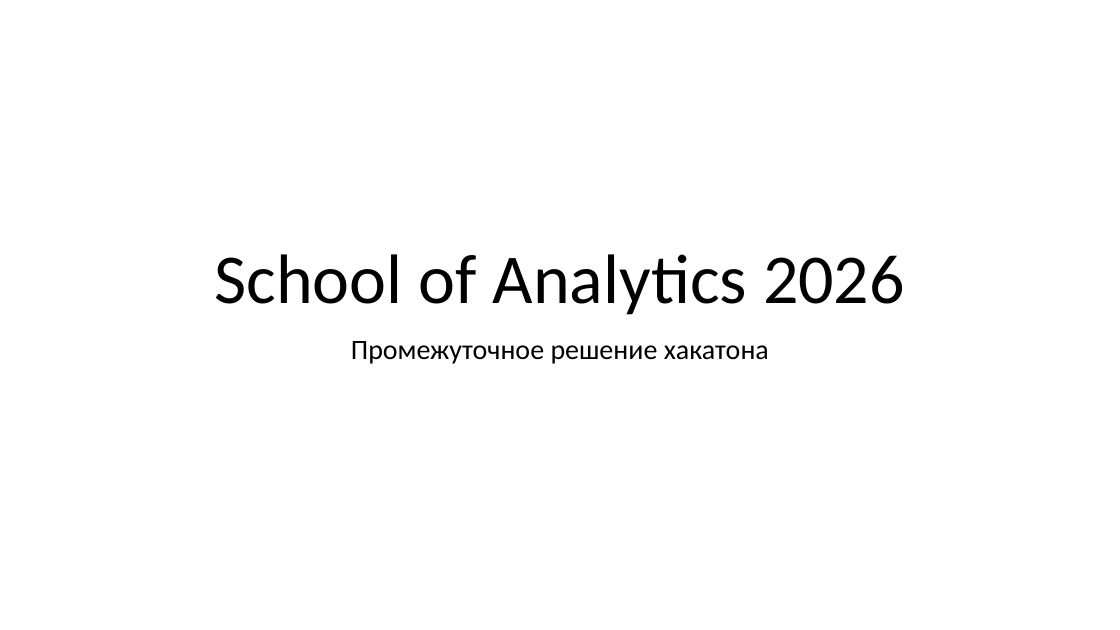
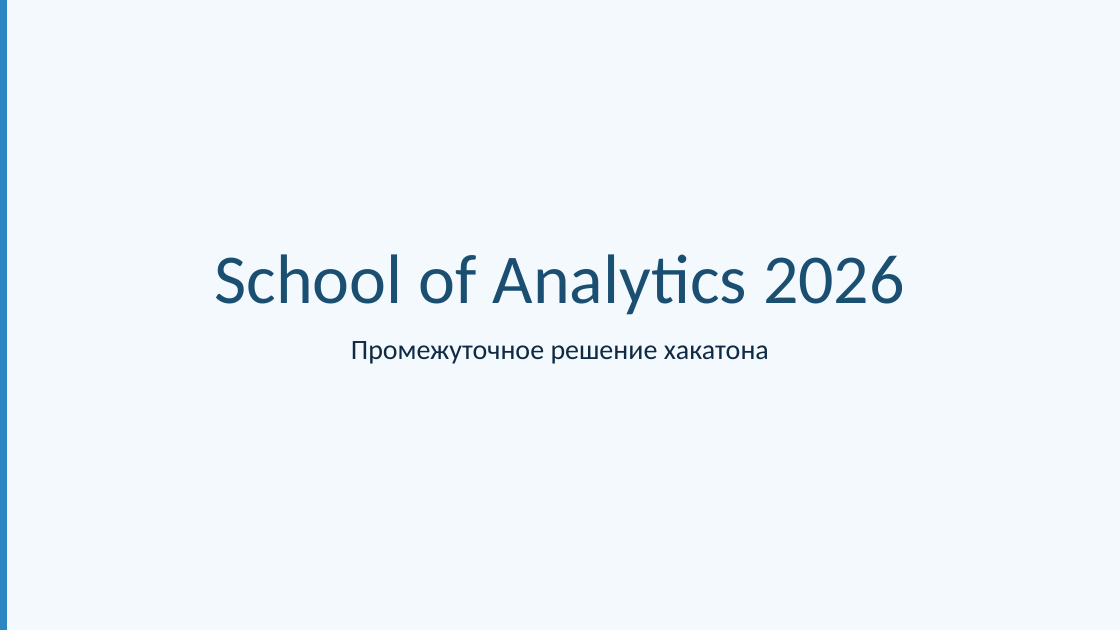
Before and after one commit to alexveider1/soa_hackathon, a slide deck: slide 1 of presentation_temp.pptx. Drawn at 1120x630 pixels with LibreOffice and Linux fonts; fonts in the diff are those of the drawing. Boxes give left, top, right and bottom in pixels: in the first picture for what was removed or moved away, otherwise in the second. Text is boxed around its words. In the diff, an @@ line names an element or a change of style, - is before the commit and + after.

```diff
--- a/presentation_temp.pptx
+++ b/presentation_temp.pptx
@@ background #FFFFFF to #F4F9FD @@
@@ rectangle added at [0, 0, 7, 630], fill #2E86C1 @@
@@ title "School of Analytics 2026" at [214, 254, 905, 315]: text colour #000000 to #1B4F72 @@
@@ subtitle "Промежуточное решение хакатона" at [351, 341, 769, 364]: text colour #000000 to #0F2A44 @@
```
Also in this commit, not shown: 9 other slides changed.
